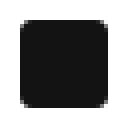
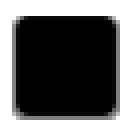
Before/after of a 128 × 128 layered artwork. What changed in the layer stack:
added layer "사각형 1" (1st of 2) (50%) above "사각형 1" over bbox(12, 16, 120, 120)
painted on "사각형 1" (2nd of 2) over bbox(12, 16, 120, 120)
